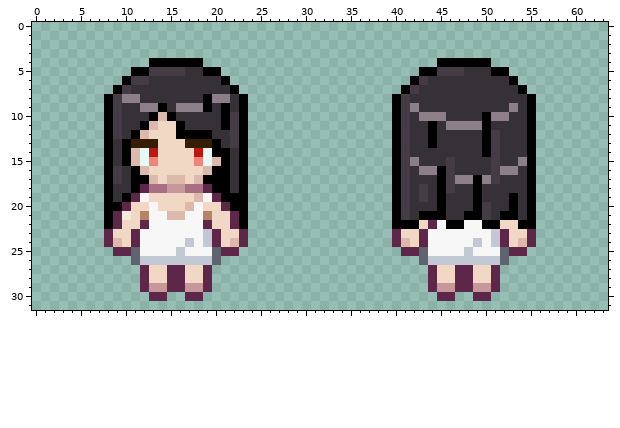
Two states of a pixel-art sprite, Assets/Sprites/BlackHair.png. The picture above is the old version.
The file is 64x32 pixels.
The same view after the edit:
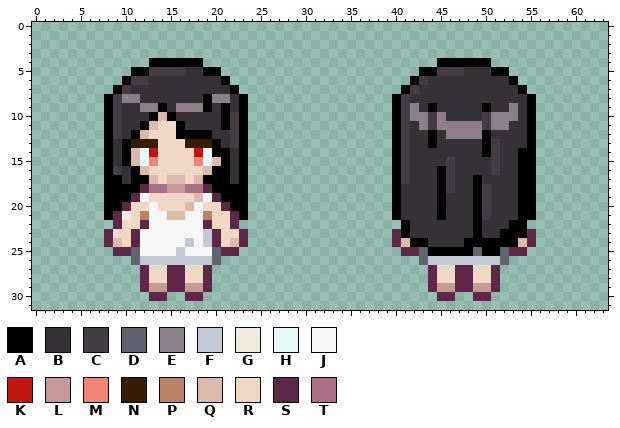
Palette (. is transparent): A #000000  B #353136  C #443b44  D #5e636f  E #8d7f8a  F #c2c9d4  G #f2eade  H #e5f9f8  J #f7f7f7  K #be1712  L #c7989a  M #f18476  N #381d06  P #b88365  Q #ddb9ac  R #f0d8c5  S #5e2749  T #a96e83
From the commit log: 調整黑髮背影
Changes in this commit:
@@ x 0..63 @@
  8 ........ACEEBBBBBBBAEEBA................ACBBBBBBBBBBBBBA........
- 9 ........ACBBEEABEEEABABA................ACEBBBBBBBBBBEBA........
-10 ........ACBBBAQABBBBBACA................ACBEEEBBBBAEEBBA........
-11 ........ACBBAQRRABBBBACA................ACBBABEEEEABBBBA........
-12 ........ACBAQRRRAAAABBCA................ACBBABBBBBACBBBA........
+ 9 ........ACBBEEABEEEABABA................ACEBABBBBBABBEBA........
+10 ........ACBBBAQABBBBBACA................ACEECEBBBBCEEEBA........
+11 ........ACBBAQRRABBBBACA................ACBECEEEEECEEBBA........
+12 ........ACBAQRRRAAAABBCA................ACBBABEEEEABBBBA........
 13 ........ABANNNRRRNNNABCA................ACBBABBBBBACBBBA........
-14 ........ABAQHKRRRRKHAABA................ACBBBBBBBBACBBBA........
-15 ........ABAQHMRRRRMHQABA................ACEBBBCBBBBCBBEA........
-16 ........ACBAQRRRRRRQAABA................ACBEEACBBBBCEEBA........
-17 ........ACBAAQRQQRQAAABA................ACBBBACEEAECBBBA........
-18 ........ABBASTTLLTTSAABA................ACBCBACBBABBBBBA........
-19 ........ABASJRRRRRQJSAAA................ACBCBABBBABBBABA........
-20 ........AASRRJRRRQJRRSAA................ACBBBABBBACBBABA........
-21 ........ASGRPJJQQJJPRRSA................ACBAAABBAACBAABA........
-22 ........ASRRSJJJJJJSRRSA................AAARSJAAJJAARRAA........
-23 ........SRRSJJJJJJJFSRRS................SRRSJJJJJJJFSRRS........
-24 ........SQRSJJJJJFJFSRQS................SQRSJJJJJFJFSRQS........
-25 .........SSDJJJJFJJJDSS..................SSDJJJJFJJJDSS.........
+14 ........ABAQHKRRRRKHAABA................ACBBBBBBBBACBBAA........
+15 ........ABAQHMRRRRMHQABA................ACBBBBCBBBBCBBAA........
+16 ........ACBAQRRRRRRQAABA................ACBBBACBBBBCBBAA........
+17 ........AABAAQRQQRQAAABA................ACBBBACBBABBBBAA........
+18 ........AAAASTTLLTTSAAAA................ABBBBACBBACBBBAA........
+19 ........AAASJRRRRRQJSAAA................ABBBBABBBACBBBAA........
+20 ........AASRRJRRRQJRRSAA................ABBBBABBBACBBBAA........
+21 ........ASGRPJJQQJJPRRSA................ABBBBABBBACBBBAA........
+22 .........SRRSJJJJJJSRRS..................ABBBBBBBABBBAA.........
+23 ........SRRSJJJJJJJFSRRS................SABBBBBBBABBAAAS........
+24 ........SQRSJJJJJFJFSRQS................SQAABBBBAAAAAAQS........
+25 .........SSDJJJJFJJJDSS..................SSDAAAAADAADSS.........
 26 ...........DFFFFFFFFD......................DFFFFFFFFD...........
Where, in picture pixels (left, top, right, bottom), the same in both pictures:
changed: (392, 103, 536, 256)
changed: (104, 175, 131, 229)
changed: (230, 184, 248, 229)
